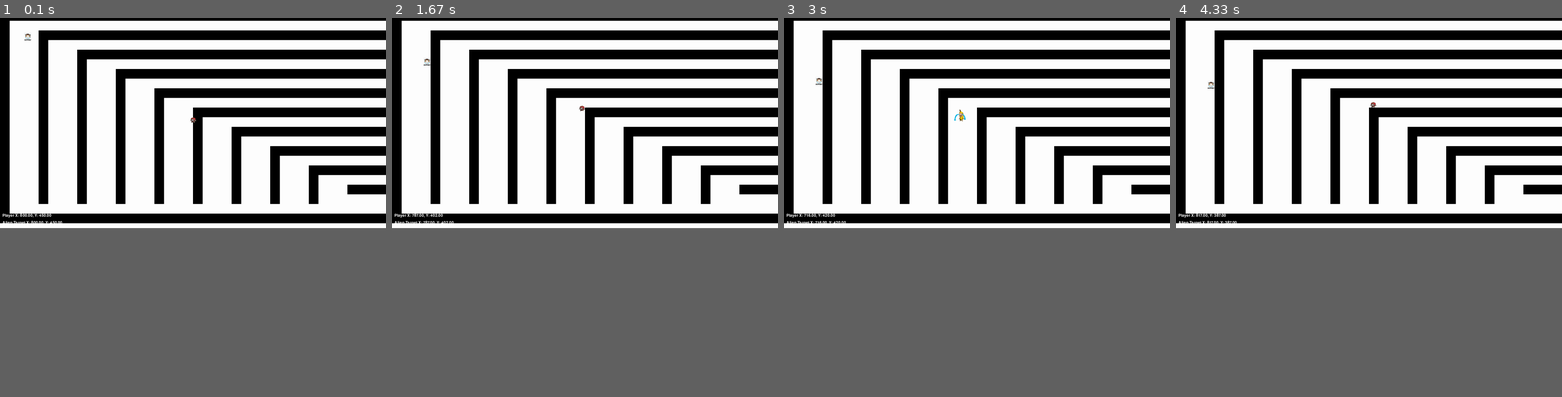
Above: before the commit, frames 1-4 (left to right).
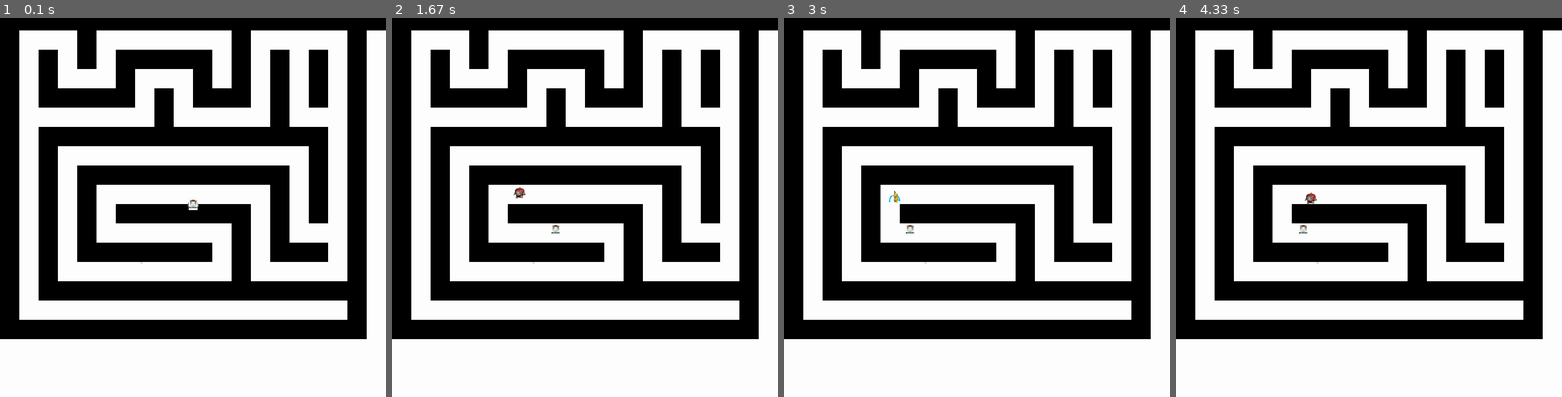
Above: after the commit, the same moments.

Repository: bensonchen-del/Alienation
Game: pygame game, started from Pygame/game.py
The game is run twice, just before and just after one commit, with the same random seed, the same clock (stepped at 60 frames per second) and the same inputs.
Inputs:
- Up to frame 1 (0.1 s): no input
- Up to frame 2 (1.67 s): hold D 0.33-0.8 s; hold W 0.83-1.13 s; hold D 1.17-1.63 s
- Up to frame 3 (3 s): hold A 1.67-2.2 s; tap C at 1.82 s; hold S 2.23-2.53 s; hold A 2.57-2.97 s
- Up to frame 4 (4.33 s): hold W 3-3.37 s; tap C at 3.15 s; hold D 3.4-4.03 s; hold S from 4.07 s (still down)
In our replay, the window is 900x506 before the commit and 900x900 after it. These sizes can differ from the game's own. Grey fills any space a smaller window leaves; there, only what the larger window draws over its background counts as a difference.

The runs differ from the first frame. In frame 1, 42% of the frame differs, in the area x 0-100%, y 0-85%; in frame 2, 42%; in frame 3, 42%; in frame 4, 42%.

Commit message:
刪除多餘檔案

Diff:
--- a/Pygame/game.py
+++ b/Pygame/game.py
@@ -7,9 +7,10 @@
 pygame.init()
 
 # Constants
-WIDTH, HEIGHT = 1600, 900  # Updated window size
+WIDTH, HEIGHT = 1600, 1600  # Updated window size
 FPS = 60
-TILE_SIZE = 40  # Size of each tile in pixels
+TILE_SIZE = 80
+  # Size of each tile in pixels
 
 # Colors
 BLACK = (0, 0, 0)
@@ -25,7 +26,7 @@
 clock = pygame.time.Clock()
 
 # Load images
-def load_image(path, scale=1):
+def load_image(path, scale=1.5):
     try:
         image = pygame.image.load(path).convert_alpha()
         if scale != 1:
@@ -45,37 +46,30 @@
     sys.exit(1)
 
 background_img = load_image(os.path.join(ASSETS_DIR, 'images.png'), scale=8)
-player_img = load_image(os.path.join(ASSETS_DIR, 'player.png'), scale=0.25)
+player_img = load_image(os.path.join(ASSETS_DIR, 'player.png'), scale=0.5)
 player_run_img = load_image(os.path.join(ASSETS_DIR, 'player_r.png'), scale=0.5)
 player_stealth_img = load_image(os.path.join(ASSETS_DIR, 'player_s.png'), scale=0.5)
-alien_img = load_image(os.path.join(ASSETS_DIR, 'alien.jpg'), scale=0.04)
-
-# Define the map layout (40 columns x 23 rows)
+alien_img = load_image(os.path.join(ASSETS_DIR, 'alien.jpg'), scale=0.05)
+
 map_layout = [
-    "WWWWWWWWWWWWWWWWWWWWWWWWWWWWWWWWWWWWWWWWWWWWWWWWWWWWWWWWWWWWWW",
-    "W                                                          W",
-    "W   WWWWWWWWWWWWWWWWWWWWWWWWWWWWWWWWWWWWWWWWWWWWWWWWWWWWW   W",
-    "W   W                                              W        W",
-    "W   W   WWWWWWWWWWWWWWWWWWWWWWWWWWWWWWWWWWWWWWWWWWWWWWW   W",
-    "W   W   W                                        W      W  W",
-    "W   W   W   WWWWWWWWWWWWWWWWWWWWWWWWWWWWWWWWWWWWW      W  W",
-    "W   W   W   W                                        W  W",
-    "W   W   W   W   WWWWWWWWWWWWWWWWWWWWWWWWWWWWWWWWWWW    W  W",
-    "W   W   W   W   W                             W       W  W",
-    "W   W   W   W   W   WWWWWWWWWWWWWWWWWWWWWWWWWWW   W    W  W",
-    "W   W   W   W   W   W                         W   W    W  W",
-    "W   W   W   W   W   W   WWWWWWWWWWWWWWWWWWWWWWW   W    W  W",
-    "W   W   W   W   W   W   W                     W   W    W  W",
-    "W   W   W   W   W   W   W   WWWWWWWWWWWWWWWWWWW   W    W  W",
-    "W   W   W   W   W   W   W   W                 W   W    W  W",
-    "W   W   W   W   W   W   W   W   WWWWWWWWWWWWWWW   W    W  W",
-    "W   W   W   W   W   W   W   W   W               W   W    W  W",
-    "W   W   W   W   W   W   W   W   W   WWWWWWWWWWWWW   W    W",
-    "W   W   W   W   W   W   W   W   W                     W  W",
-    "W                                                          W",
-    "WWWWWWWWWWWWWWWWWWWWWWWWWWWWWWWWWWWWWWWWWWWWWWWWWWWWWWWWWWWWWW",
+    "WWWWWWWWWWWWWWWWWWWW",
+    "W   W       W     W",
+    "W W W WWWWW W W W W",
+    "W W   W   W W W W W",
+    "W WWWWW W WWW W W W",
+    "W       W     W   W",
+    "W WWWWWWWWWWWWWWW W",
+    "W W             W W",
+    "W W WWWWWWWWWWW W W",
+    "W W W         W W W",
+    "W W W WWWWWWW W W W",
+    "W W W       W W   W",
+    "W W WWWWWWW W WWW W",
+    "W W         W     W",
+    "W WWWWWWWWWWWWWWWWW",
+    "W                 W",
+    "WWWWWWWWWWWWWWWWWWW"
 ]
-
 # Define Wall class
 class Wall(pygame.sprite.Sprite):
     def __init__(self, x, y, width, height):
@@ -170,7 +164,7 @@
 # Initialize player and alien
 player_start_x, player_start_y = WIDTH // 2, HEIGHT // 2
 player = Player(player_img, player_start_x, player_start_y)
-alien = Alien(alien_img, 100, 100)
+alien = Alien(alien_img, WIDTH // 2, HEIGHT // 2)
 
 # Create walls
 walls = pygame.sprite.Group()
--- a/c.py
+++ /dev/null
@@ -1 +0,0 @@
-aaaaa
Binary file removed: alien.jpg
Binary file removed: images.png
Binary file removed: player.png
Binary file removed: player_r.png
Binary file removed: player_s.png
